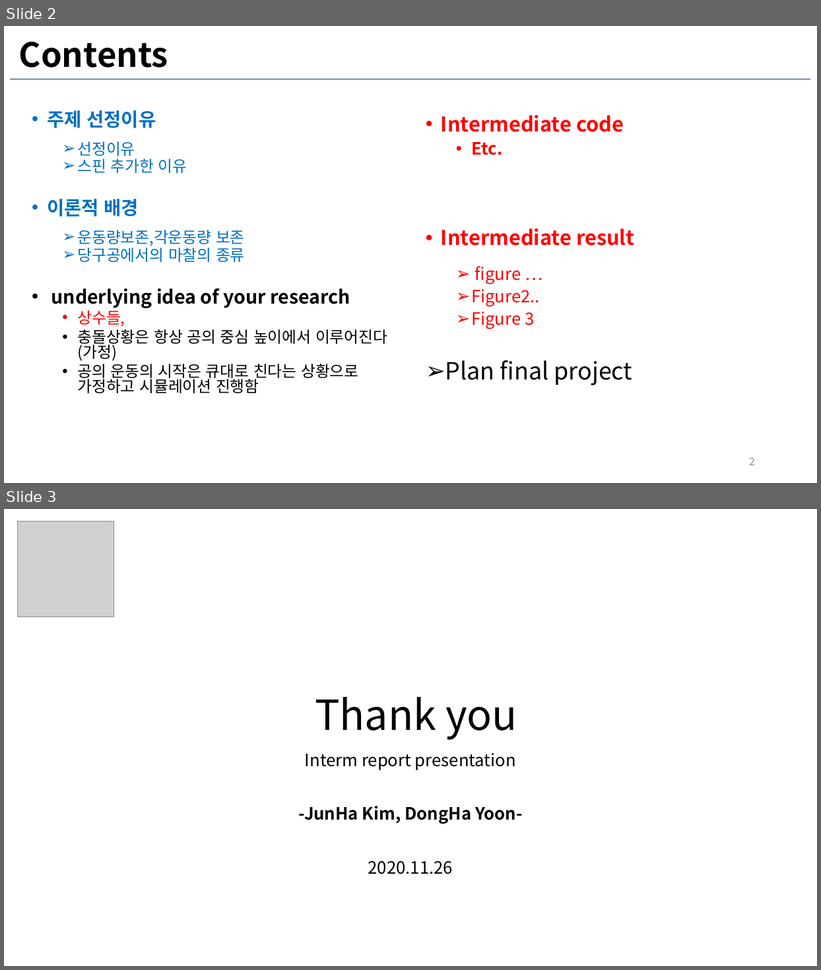
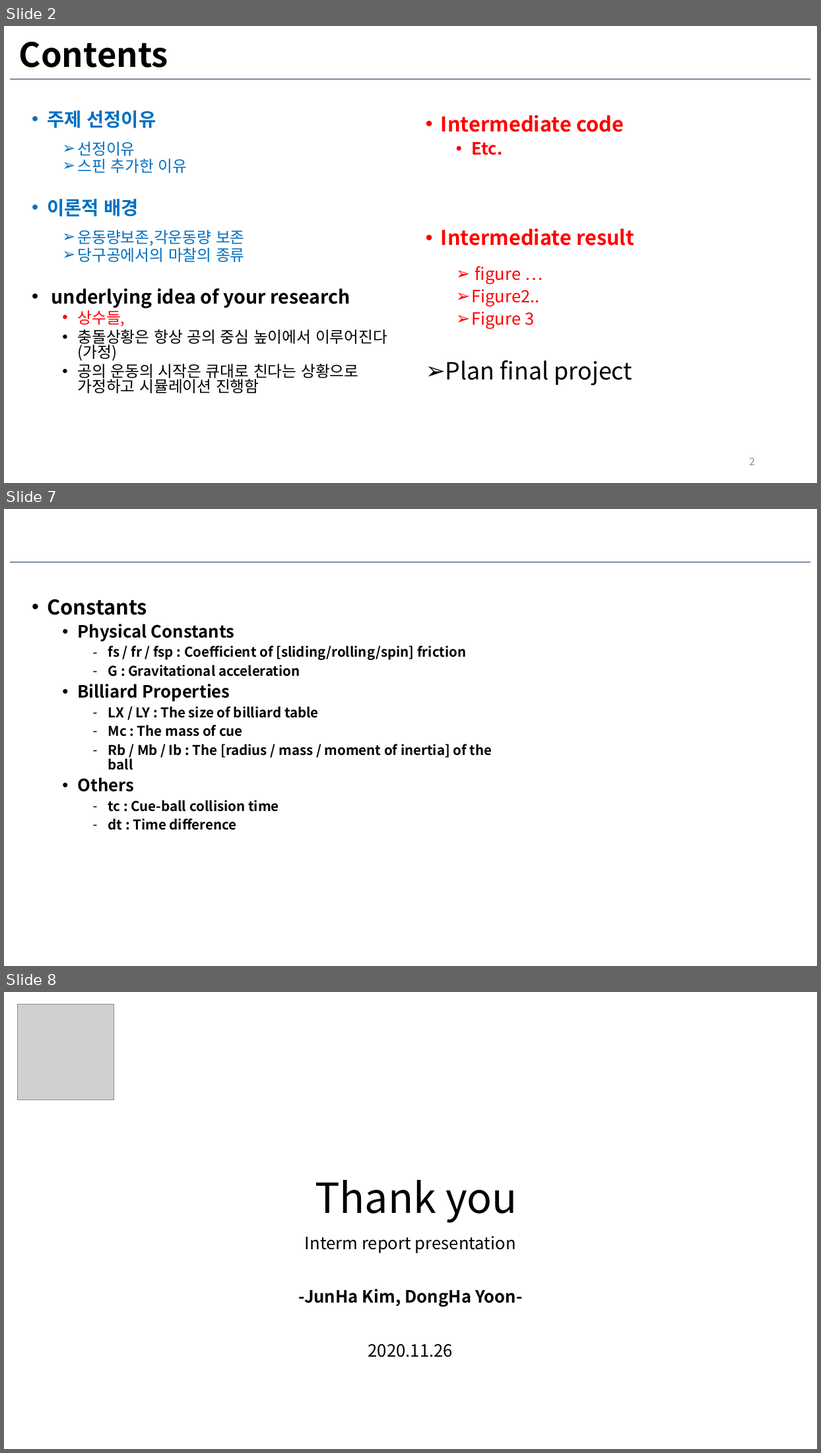
Before and after one commit to dongha-yoon/billiard_physics_simulation, a slide deck: 중간발표.pptx. Shown one above the other, each under a label of ours: slides 2 and 3 before the commit, slides 2, 7 and 8 after it; the slides between them are not shown. The pictures are 821x970 and 821x1453 pixels, drawn with LibreOffice and Linux fonts; fonts in the diff are those of the drawing; grey boxes stand for pictures; background and template pictures are left out. Boxes give left, top, right and bottom in pixels: in the first picture for what was removed or moved away, otherwise in the second. Text is boxed around its words. In the diff, an @@ line names an element or a change of style, - is before the commit and + after.

```diff
--- a/중간발표.pptx
+++ b/중간발표.pptx
@@ slide 7 added at (4,509,817,966), background #FFFFFF; not listed: 1 template element that a slide beside it also shows @@
@@ text added at (47,599,492,830), 16 pt, text #000000, bold @@
+• Constants
+  • Physical Constants
+    – fs / fr / fsp : Coefficient of [sliding/rolling/spin] friction
+    – G : Gravitational acceleration
+  • Billiard Properties
+    – LX / LY : The size of billiard table
+    – Mc : The mass of cue
+    – Rb / Mb / Ib : The [radius / mass / moment of inertia] of the ball
+  • Others
+    – tc : Cue-ball collision time
+    – dt : Time difference
@@ what was slide 3 is now slide 8 @@
```
Also in this commit, not shown: 4 other slides added, 28 other files.
